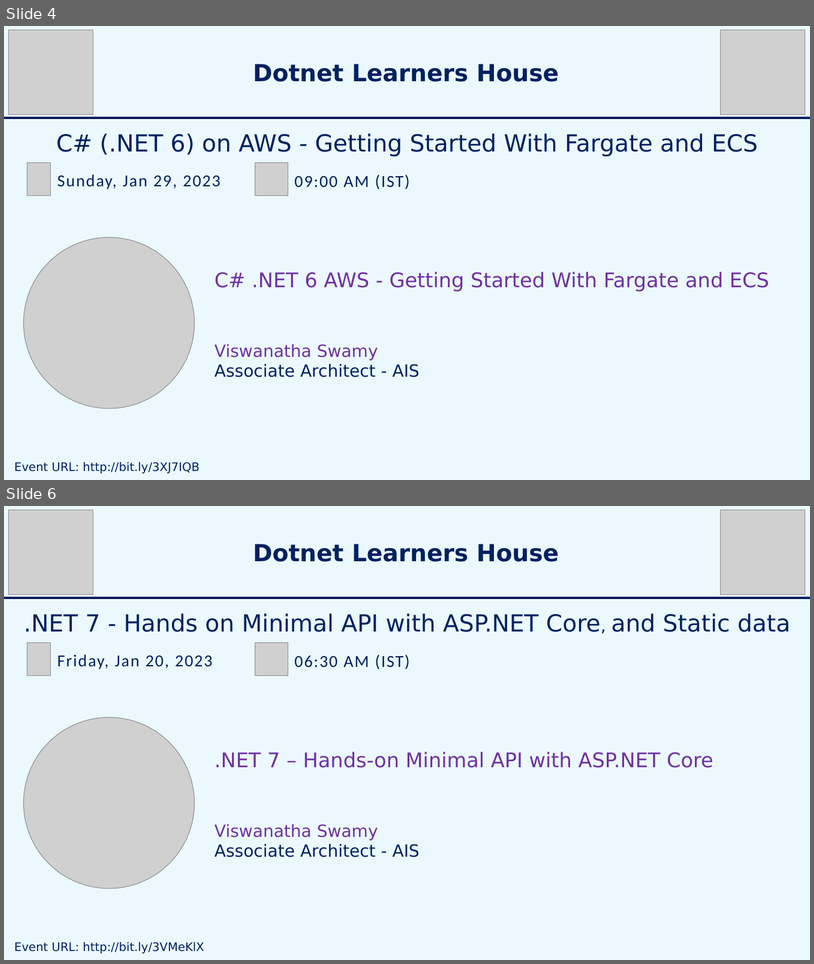
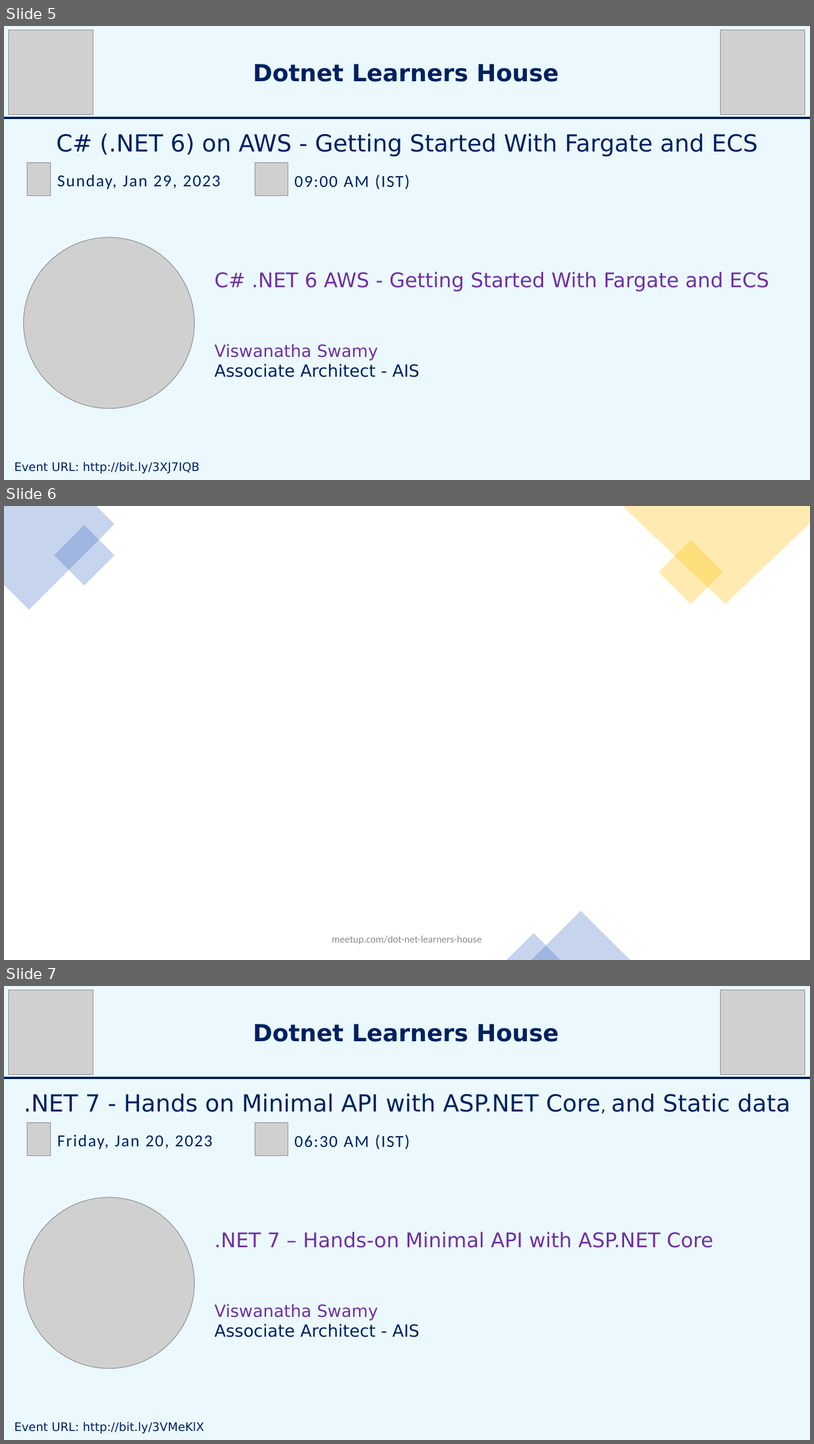
Before and after one commit to vishipayyallore/speaker-series-2023, a slide deck: TechTalk.pptx. Shown one above the other, each under a label of ours: slides 4 and 6 before the commit, slides 5, 6 and 7 after it; the slides between them are not shown. The pictures are 814x964 and 814x1444 pixels, drawn with LibreOffice and Linux fonts; fonts in the diff are those of the drawing; grey boxes stand for pictures; background and template pictures are left out. Boxes give left, top, right and bottom in pixels: in the first picture for what was removed or moved away, otherwise in the second. Text is boxed around its words. In the diff, an @@ line names an element or a change of style, - is before the commit and + after.

```diff
--- a/TechTalk.pptx
+++ b/TechTalk.pptx
@@ slide 6 added at bbox=[4, 506, 810, 960], background picture (left out) @@
@@ freeform shape added at bbox=[4, 506, 115, 610], fill #4472C4 at 30% opacity @@
@@ freeform shape added at bbox=[623, 506, 810, 604], fill #FFC000 at 30% opacity @@
@@ rectangle added at bbox=[54, 525, 115, 586], fill #4472C4 at 30% opacity @@
@@ rectangle added at bbox=[659, 540, 723, 604], fill #FFC000 at 30% opacity @@
@@ triangle added at bbox=[531, 911, 630, 960], fill #4472C4 at 30% opacity @@
@@ text added at bbox=[332, 935, 482, 944], 12 pt, text #8C8C8C @@
+meetup.com/dot-net-learners-house
@@ triangle added at bbox=[507, 933, 561, 960], fill #4472C4 at 30% opacity @@
@@ what was slide 4 is now slide 5 @@
@@ what was slide 6 is now slide 7 @@
```
Also in this commit, not shown: 1 slide changed, 12 other files.
